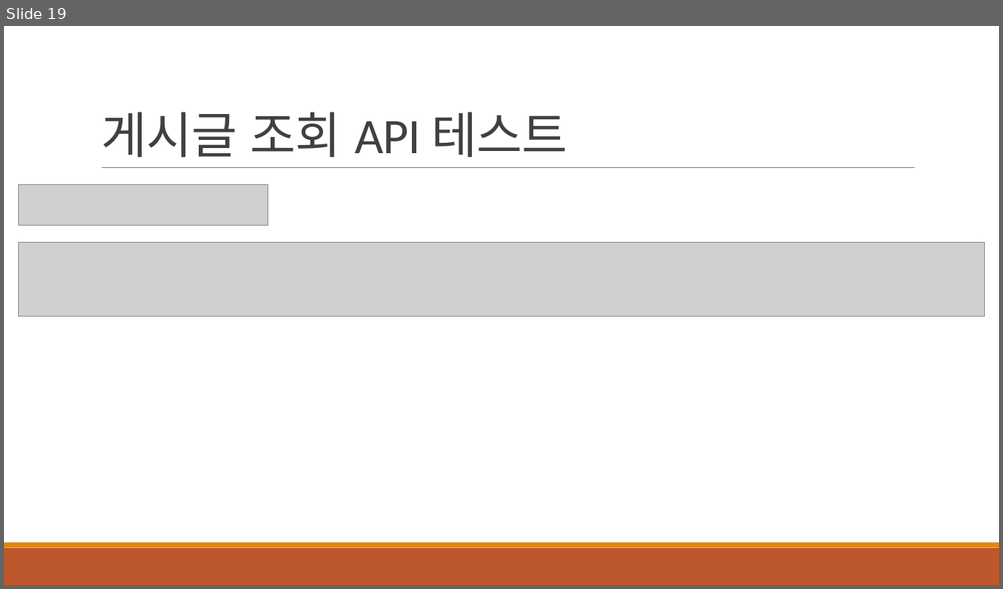
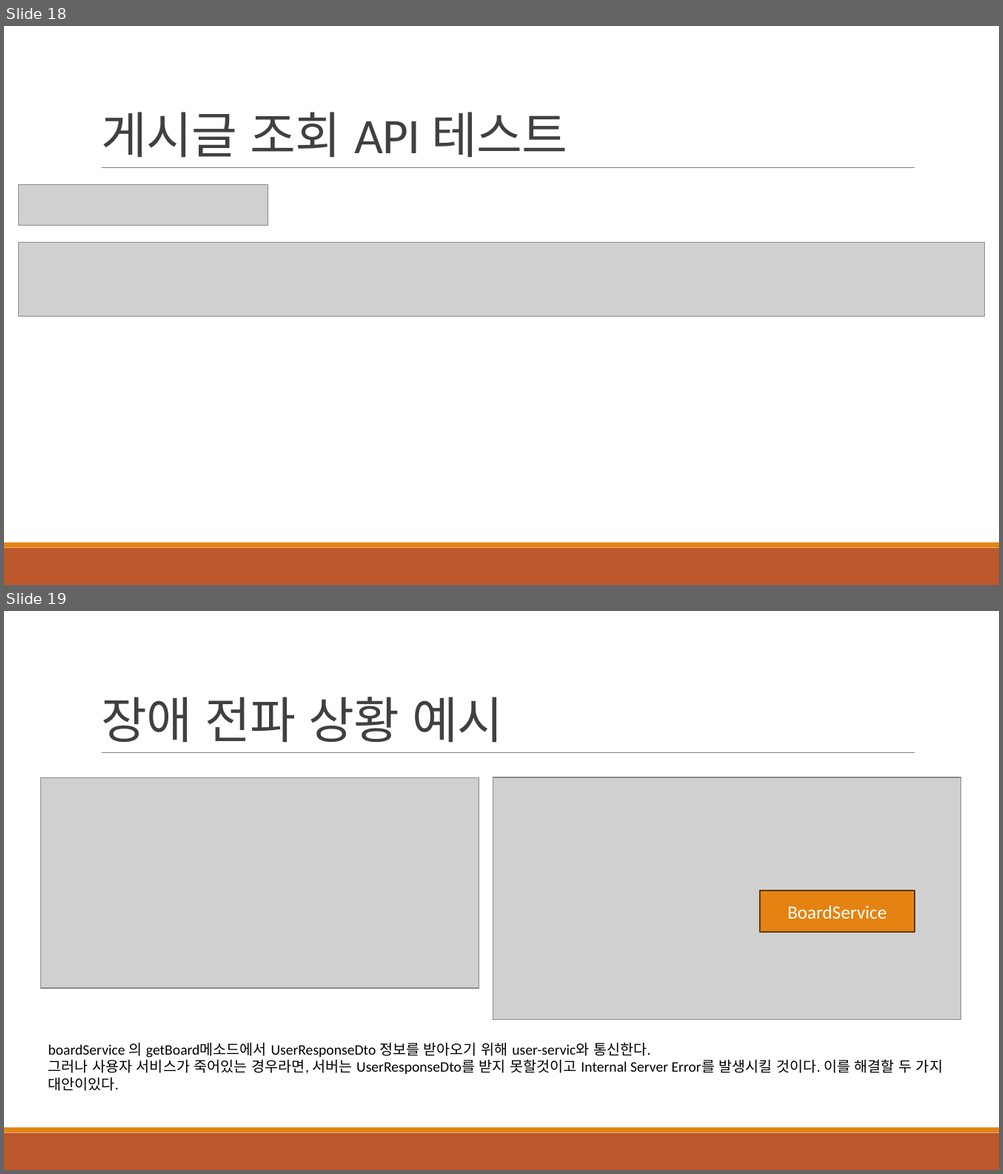
Before and after one commit to khb3025/study-msa, a slide deck: msa-ppt/3.데이터 조회 API 구현.pptx. Shown one above the other, each under a label of ours: slide 19 before the commit, slides 18 and 19 after it. The pictures are 1003x589 and 1003x1174 pixels, drawn with LibreOffice and Linux fonts; fonts in the diff are those of the drawing; grey boxes stand for pictures. Boxes give left, top, right and bottom in pixels: in the first picture for what was removed or moved away, otherwise in the second. Text is boxed around its words. In the diff, an @@ line names an element or a change of style, - is before the commit and + after.

Commit message:
feat : MSA 장애 전파 방지 전략
1. 요청에 대한 응답을 null로 처리 - 요청 서비스의 정보를 추가하지 않아도
   서비스에 큰 이슈가 발생하지 않을 경우.
2. 장애가 발생한 서비스에 대한 안내 message 와 ErrorCode 전달

```diff
--- a/msa-ppt/3.데이터 조회 API 구현.pptx
+++ b/msa-ppt/3.데이터 조회 API 구현.pptx
@@ slide 19 added at <box>4,611,999,1170</box>, background #FFFFFF; not listed: 3 template elements that a slide beside it also shows @@
@@ title added at <box>101,697,504,743</box>, 48 pt, text #404040 @@
+장애 전파 상황 예시
@@ picture added at <box>40,777,479,988</box> @@
@@ picture added at <box>492,777,962,1020</box> @@
@@ rectangle added at <box>760,891,914,933</box>, fill #E48312, outline #643908 1.25 pt, 18 pt, text #FFFFFF @@
+BoardService
@@ text added at <box>48,1042,942,1091</box>, 14 pt, text #000000 @@
+boardService 의 getBoard메소드에서 UserResponseDto 정보를 받아오기 위해 user-servic와 통신한다.
+그러나 사용자 서비스가 죽어있는 경우라면, 서버는 UserResponseDto를 받지 못할것이고 Internal Server Error를 발생시킬 것이다. 이를 해결할 두 가지 대안이있다.
@@ what was slide 19 is now slide 18 @@
```
Also in this commit, not shown: 5 other slides added, 1 slide removed, 2 other files.
